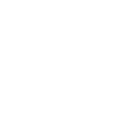
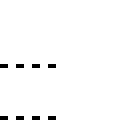
Comparing the layer stacks of the two 128 x 128 images. Changes:
added layer "Layer 7" above "Layer 6" over [0,64,56,120]
